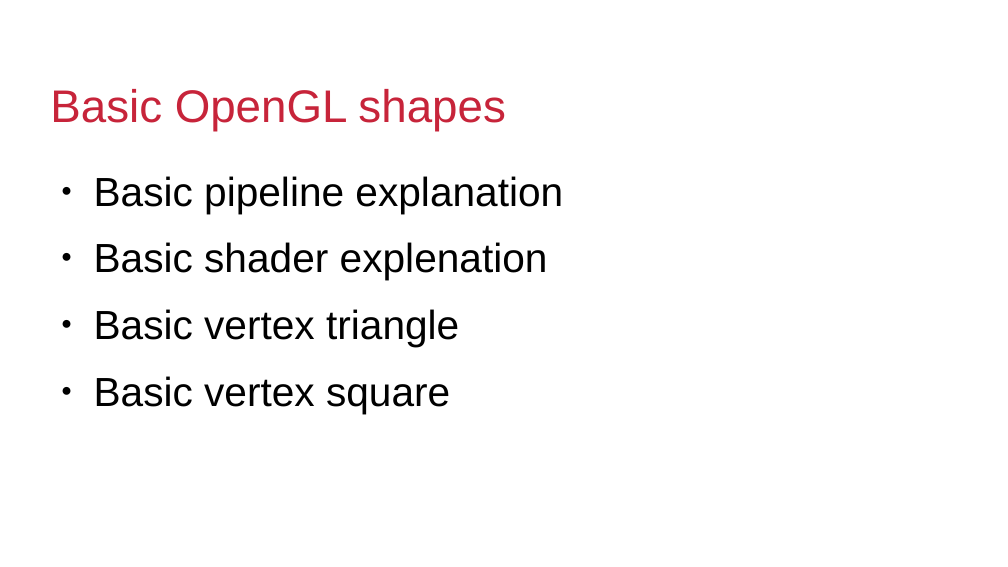
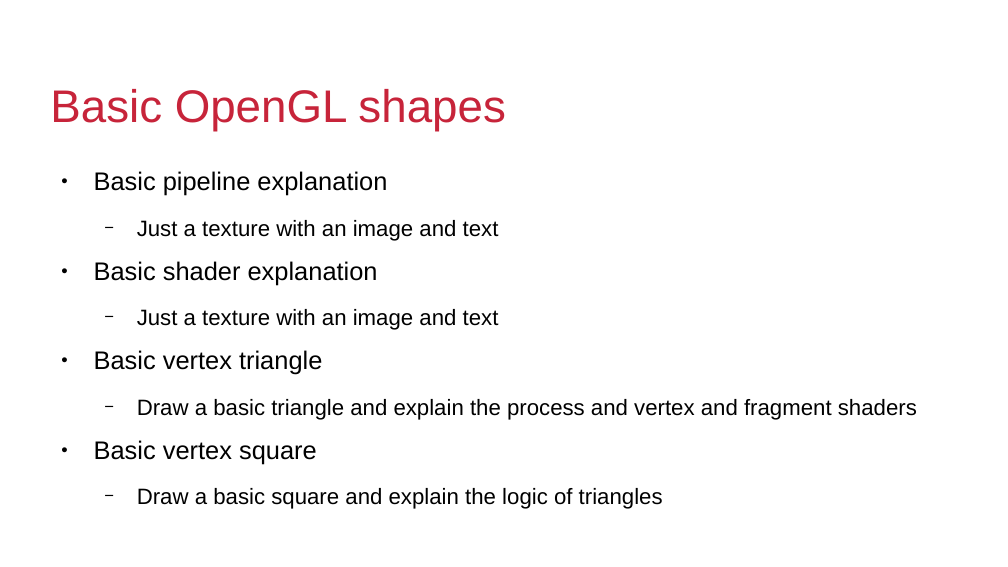
Before and after one commit to koxakis/CE416, a slide deck: slide 5 of open_gl_project/Project_overview.odp. Drawn at 1008x567 pixels with LibreOffice and Linux fonts; fonts in the diff are those of the drawing; background and template pictures are left out. Boxes give left, top, right and bottom in pixels: in the first picture for what was removed or moved away, otherwise in the second. Text is boxed around its words. In the diff, an @@ line names an element or a change of style, - is before the commit and + after.

```diff
--- a/open_gl_project/Project_overview.odp
+++ b/open_gl_project/Project_overview.odp
@@ text at [94, 171, 387, 464]: size 32 to 20 pt in "Basic pipeline explanation", "Basic vertex triangle", "Basic vertex square" @@
@@ text at [94, 261, 499, 330]: text changed; size 32 to 17.5 pt @@
-● Basic shader explenation
+  − Just a texture with an image and text
+● Basic shader explanation
+  − Just a texture with an image and text
@@ text at [137, 399, 917, 420]: paragraph added @@
+  − Draw a basic triangle and explain the process and vertex and fragment shaders
@@ text at [137, 488, 663, 509]: paragraph added @@
+  − Draw a basic square and explain the logic of triangles
```
Also in this commit, not shown: 3 other slides changed, 2 other files.
